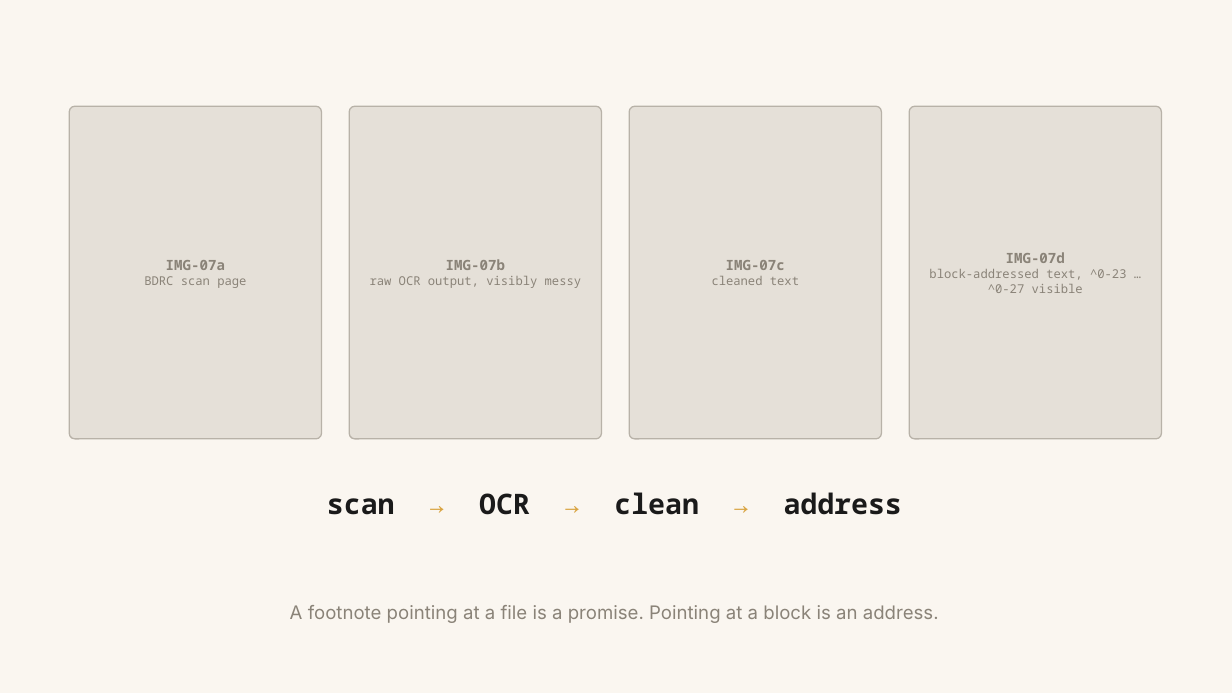
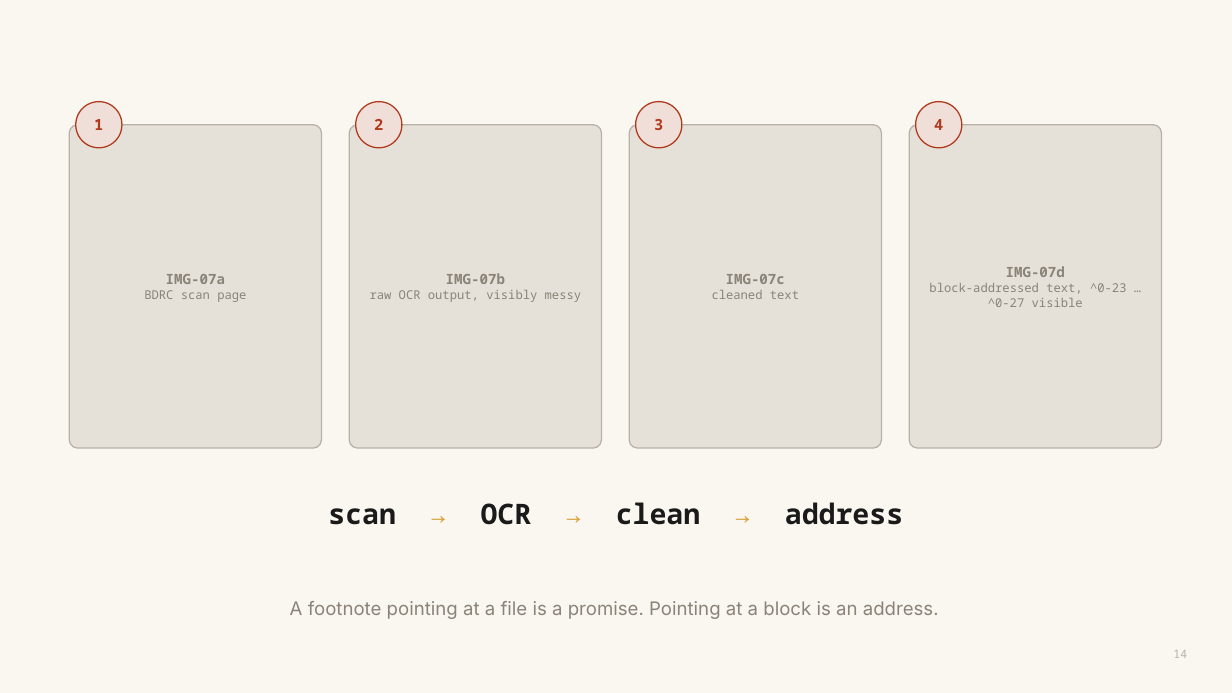
Before and after one commit to WeBuddhist/21-taras-rails, a slide deck: slide 15 of 0-INBOX/presentation-humanities-2026/verification-deck.pptx. Drawn at 1232x693 pixels with LibreOffice and Linux fonts; fonts in the diff are those of the drawing. Boxes give left, top, right and bottom in pixels: in the first picture for what was removed or moved away, otherwise in the second. Text is boxed around its words. In the diff, an @@ line names an element or a change of style, - is before the commit and + after.

```diff
--- a/0-INBOX/presentation-humanities-2026/verification-deck.pptx
+++ b/0-INBOX/presentation-humanities-2026/verification-deck.pptx
@@ ellipse added at [76, 102, 122, 148], fill #F0DFD8, outline #B03A1E 1 pt @@
@@ text added at [94, 119, 103, 130], 12 pt, text #B03A1E, bold @@
+1
@@ ellipse added at [356, 102, 402, 148], fill #F0DFD8, outline #B03A1E 1 pt @@
@@ text added at [374, 119, 383, 130], 12 pt, text #B03A1E, bold @@
+2
@@ ellipse added at [636, 102, 682, 148], fill #F0DFD8, outline #B03A1E 1 pt @@
@@ text added at [654, 119, 663, 130], 12 pt, text #B03A1E, bold @@
+3
@@ ellipse added at [916, 102, 962, 148], fill #F0DFD8, outline #B03A1E 1 pt @@
@@ text added at [934, 119, 943, 130], 12 pt, text #B03A1E, bold @@
+4
@@ text "IMG-07a": place and size @@
-text "IMG-07a" at [144, 260, 246, 288]
+text "IMG-07a" at [144, 274, 246, 302]
@@ rounded rectangle: place and size @@
-rounded rectangle at [69, 106, 322, 439]
+rounded rectangle at [69, 125, 322, 448]
@@ text "IMG-07b": place and size @@
-text "IMG-07b" at [370, 259, 582, 288]
+text "IMG-07b" at [370, 273, 582, 302]
@@ rounded rectangle: place and size @@
-rounded rectangle at [629, 106, 882, 439]
+rounded rectangle at [349, 125, 602, 448]
@@ proportions changed in 4 elements at [69, 125, 322, 448], [349, 125, 602, 448], [909, 125, 1162, 448], [629, 125, 882, 448] @@
@@ text "IMG-07c": place and size @@
-text "IMG-07c" at [712, 260, 799, 285]
+text "IMG-07c" at [712, 274, 799, 299]
@@ rounded rectangle: place and size @@
-rounded rectangle at [349, 106, 602, 439]
+rounded rectangle at [629, 125, 882, 448]
@@ text "IMG-07d": place and size @@
-text "IMG-07d" at [929, 252, 1127, 293]
+text "IMG-07d" at [929, 266, 1127, 307]
@@ rounded rectangle: place and size @@
-rounded rectangle at [909, 106, 1162, 439]
+rounded rectangle at [909, 125, 1162, 448]
@@ text "scan → OCR → clean ...": place and size @@
-text "scan → OCR → clean ..." at [327, 492, 902, 515]
+text "scan → OCR → clean ..." at [328, 502, 903, 525]
@@ text "A footnote pointing at a ...": place and size @@
-text "A footnote pointing at a ..." at [290, 605, 939, 623]
+text "A footnote pointing at a ..." at [290, 601, 939, 619]
@@ text added at [1173, 650, 1187, 658], 9 pt, text #B8B2A8 @@
+14
```
Also in this commit, not shown: 31 other slides changed.
